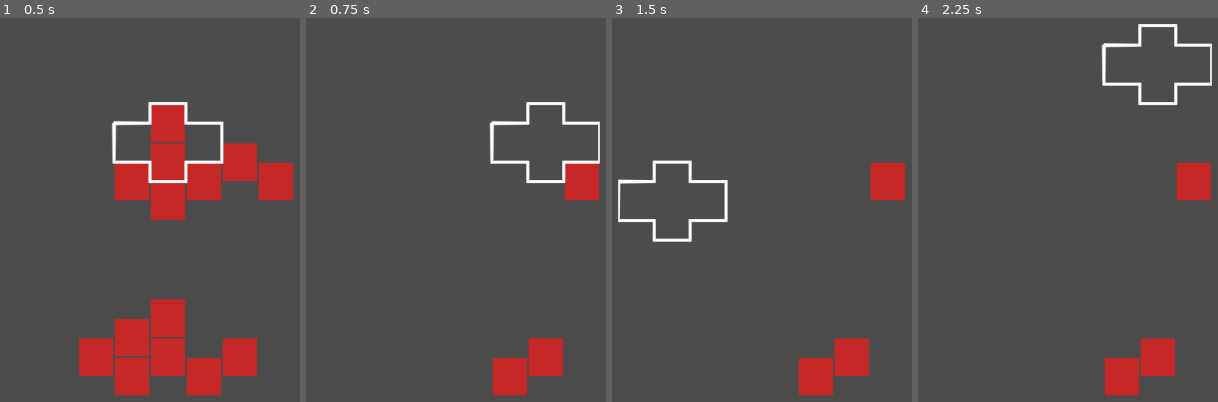
Above: before the commit, frames 1-4 (left to right).
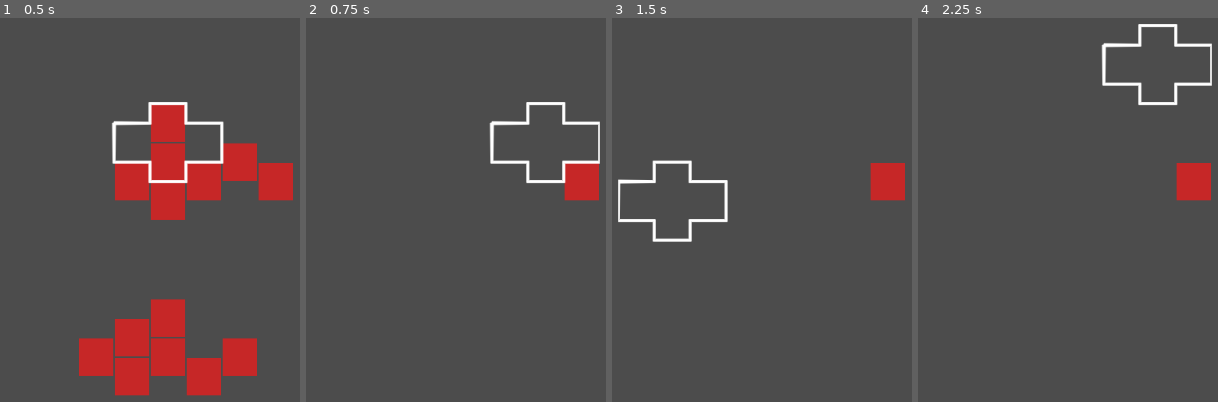
Above: after the commit, the same moments.

Repository: umxprime/puzzlebattles
Game: Godot game, scene res://Scenes/Main.tscn
Two runs of this game, one before a commit and one after it. Both use one fixed random seed, a clock stepped at 60 frames per second and the inputs below.
Inputs (mouse positions are in pixels of both pictures, inside the frame that each line leads up to):
- Up to frame 1 (0.5 s): no input
- Up to frame 2 (0.75 s): tap Enter at 0.5 s; move the mouse to (outside the picture) at 0.52 s; click (outside the picture) at 0.67 s
- Up to frame 3 (1.5 s): tap Space at 0.77, 1.25 s; move the mouse to (outside the picture) at 1.27 s; click (outside the picture) at 1.42 s
- Up to frame 4 (2.25 s): tap Space at 1.52 s; tap Enter at 2 s; move the mouse to (1149, 87) at 2.02 s; click (1149, 87) at 2.17 s

Frame 1 is identical in both runs. In frame 2, 2.3% of the frame differs, in the area x 62-86%, y 83-99%; in frame 3, 2.3%; in frame 4, 2.3%.

Commit message:
Fix combo detection

Diff:
--- a/Models/GridModel.gd
+++ b/Models/GridModel.gd
@@ -142,7 +142,7 @@
 #		block.setState(BREAKING_STATE)
 func _evaluateSurroundings(block, blocksToEvaluate) -> Array :
 	var blocksWillingToBreak = []
-	for position in range(Enums.Direction.Up, Enums.Direction.RightDown):
+	for position in range(Enums.Direction.Up, Enums.Direction.RightDown + 1):
 		var relative = blockRelativeTo(block, position, _level.blocks)
 		if relative == null: continue
 		if blocksToEvaluate[blockIndex(relative.position())] == null : continue
